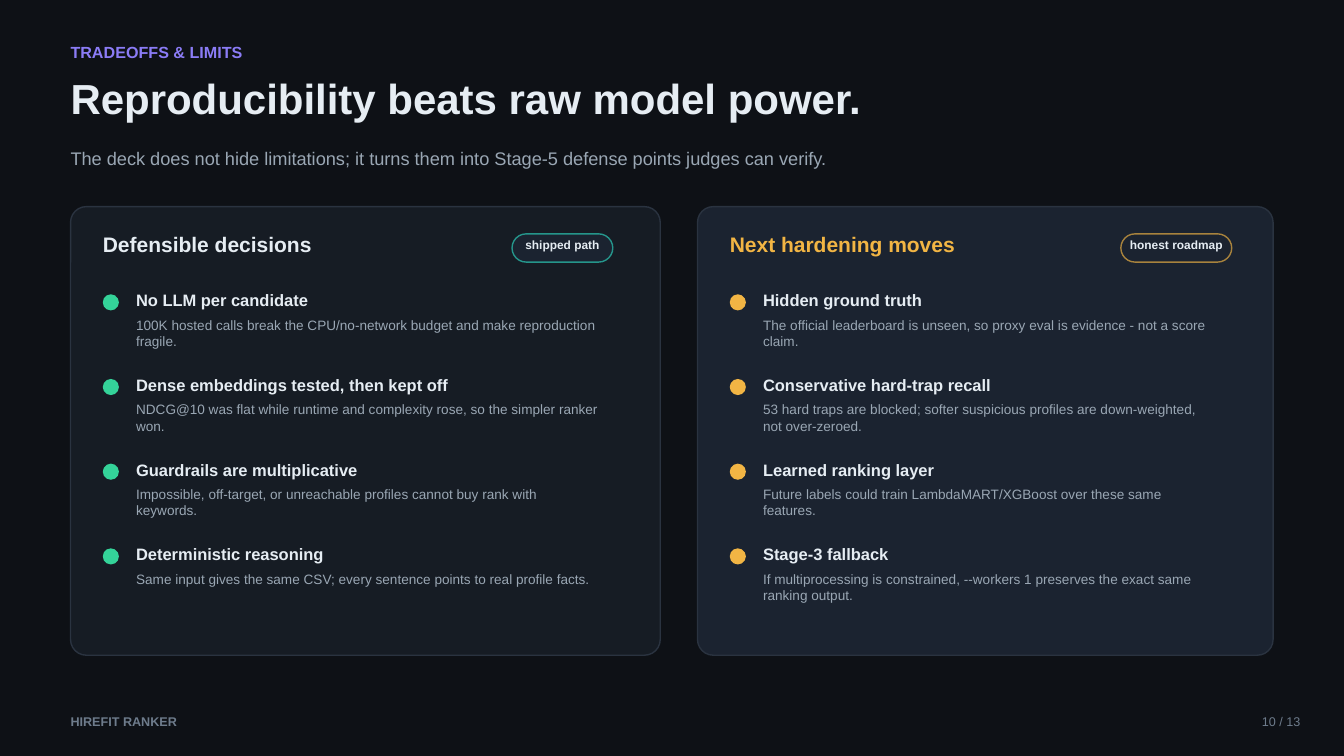
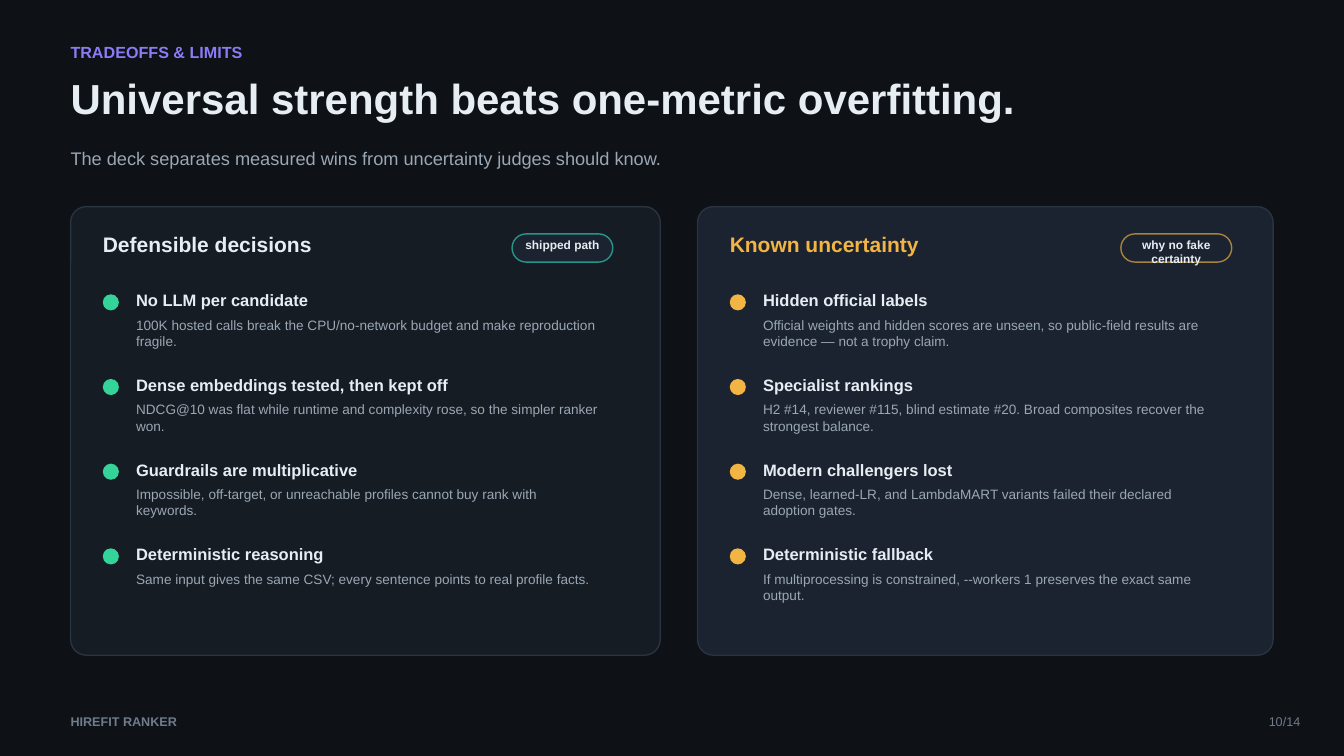
Before and after one commit to bansalbhunesh/redrob-hirefit-ranker, a slide deck: slide 10 of docs/HireFit_Ranker_Redrob_POLISHED.pptx. Drawn at 1344x756 pixels with LibreOffice and Linux fonts; fonts in the diff are those of the drawing. Boxes give left, top, right and bottom in pixels: in the first picture for what was removed or moved away, otherwise in the second. Text is boxed around its words. In the diff, an @@ line names an element or a change of style, - is before the commit and + after.

```diff
--- a/docs/HireFit_Ranker_Redrob_POLISHED.pptx
+++ b/docs/HireFit_Ranker_Redrob_POLISHED.pptx
@@ text at bbox=[71, 83, 1015, 123]: text changed @@
-Reproducibility beats raw model power.
+Universal strength beats one-metric overfitting.
@@ text at bbox=[71, 152, 661, 169]: text changed @@
-The deck does not hide limitations; it turns them into Stage-5 defense points judges can verify.
+The deck separates measured wins from uncertainty judges should know.
@@ text at bbox=[730, 236, 918, 257]: text changed @@
-Next hardening moves
+Known uncertainty
@@ text at bbox=[1142, 240, 1211, 266]: text changed @@
-honest roadmap
+why no fake certainty
@@ text at bbox=[763, 294, 928, 306]: text changed @@
-Hidden ground truth
+Hidden official labels
@@ text at bbox=[763, 320, 1199, 349]: text changed @@
-The official leaderboard is unseen, so proxy eval is evidence - not a score claim.
+Official weights and hidden scores are unseen, so public-field results are evidence — not a trophy claim.
@@ text at bbox=[763, 379, 913, 395]: text changed @@
-Conservative hard-trap recall
+Specialist rankings
@@ text at bbox=[763, 404, 1205, 434]: text changed @@
-53 hard traps are blocked; softer suspicious profiles are down-weighted, not over-zeroed.
+H2 #14, reviewer #115, blind estimate #20. Broad composites recover the strongest balance.
@@ text at bbox=[763, 464, 952, 479]: text changed @@
-Learned ranking layer
+Modern challengers lost
@@ text at bbox=[763, 489, 1172, 518]: text changed @@
-Future labels could train LambdaMART/XGBoost over these same features.
+Dense, learned-LR, and LambdaMART variants failed their declared adoption gates.
@@ text at bbox=[763, 548, 933, 560]: text changed @@
-Stage-3 fallback
+Deterministic fallback
@@ text at bbox=[763, 574, 1191, 603]: text changed @@
-If multiprocessing is constrained, --workers 1 preserves the exact same ranking output.
+If multiprocessing is constrained, --workers 1 preserves the exact same output.
@@ text at bbox=[1269, 717, 1301, 726]: text changed @@
-10 / 13
+10/14
```
Also in this commit, not shown: 12 other slides changed, 1 slide added, 1 slide removed, 23 other files.
